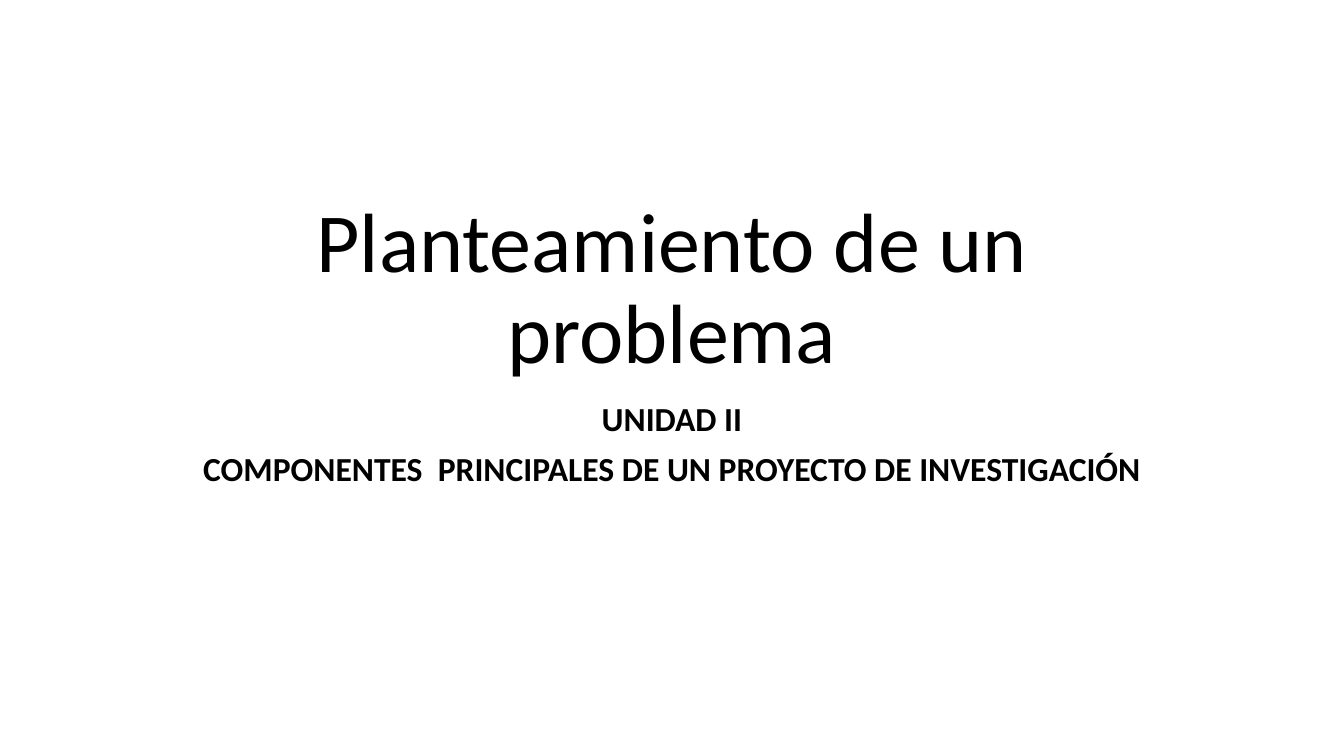
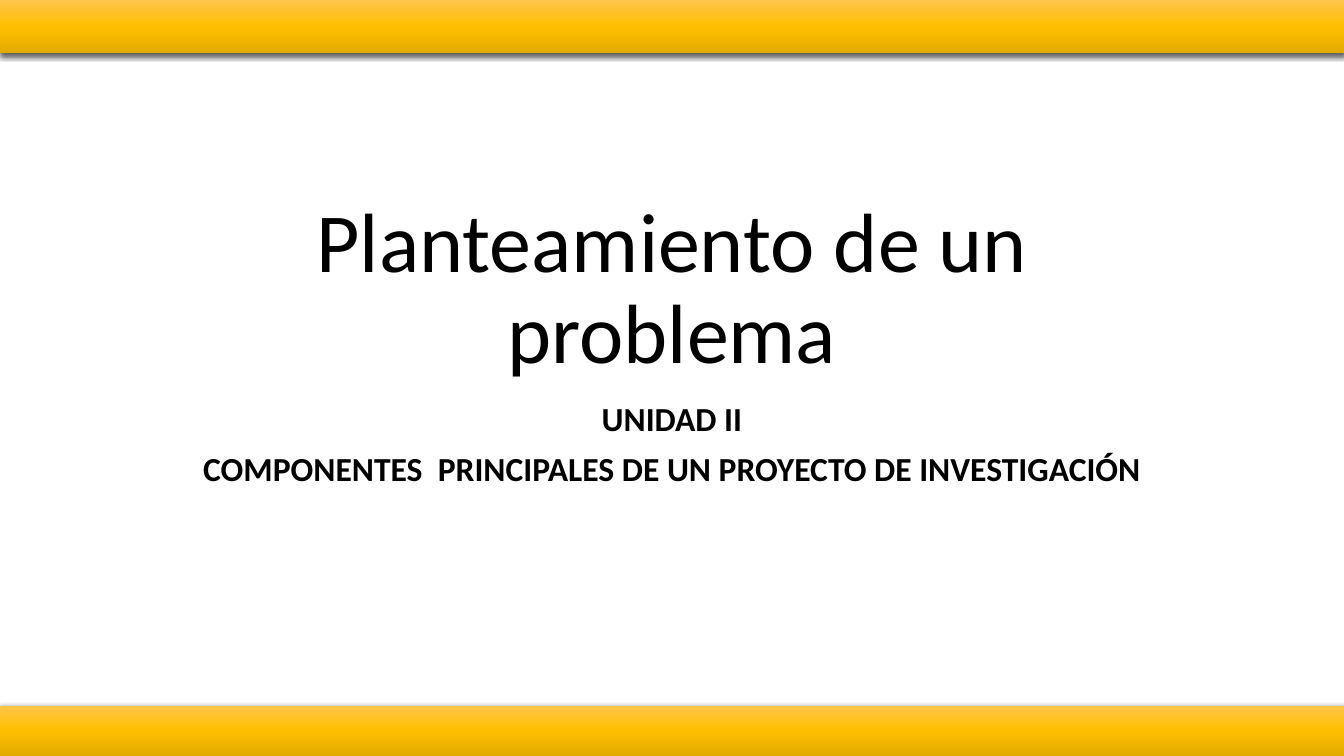
Before and after one commit to Adrifelcha/afchavez-019, a slide deck: slide 1 of JeanPiaget/2019-2020/Presentaciones/2_Un2_VI_Planteamiento.pptx. Drawn at 1344x756 pixels with LibreOffice and Linux fonts; fonts in the diff are those of the drawing. Boxes give left, top, right and bottom in pixels: in the first picture for what was removed or moved away, otherwise in the second. Text is boxed around its words. In the diff, an @@ line names an element or a change of style, - is before the commit and + after.

```diff
--- a/JeanPiaget/2019-2020/Presentaciones/2_Un2_VI_Planteamiento.pptx
+++ b/JeanPiaget/2019-2020/Presentaciones/2_Un2_VI_Planteamiento.pptx
@@ rectangle added at [0, 0, 1344, 53], fill gradient #FFC64B to #FFC000 to #E3AB00 @@
@@ rectangle added at [0, 706, 1344, 756], fill gradient #FFC64B to #FFC000 to #E3AB00 @@
```
Also in this commit, not shown: 28 slides added, 1 slide removed, 15 other files.
